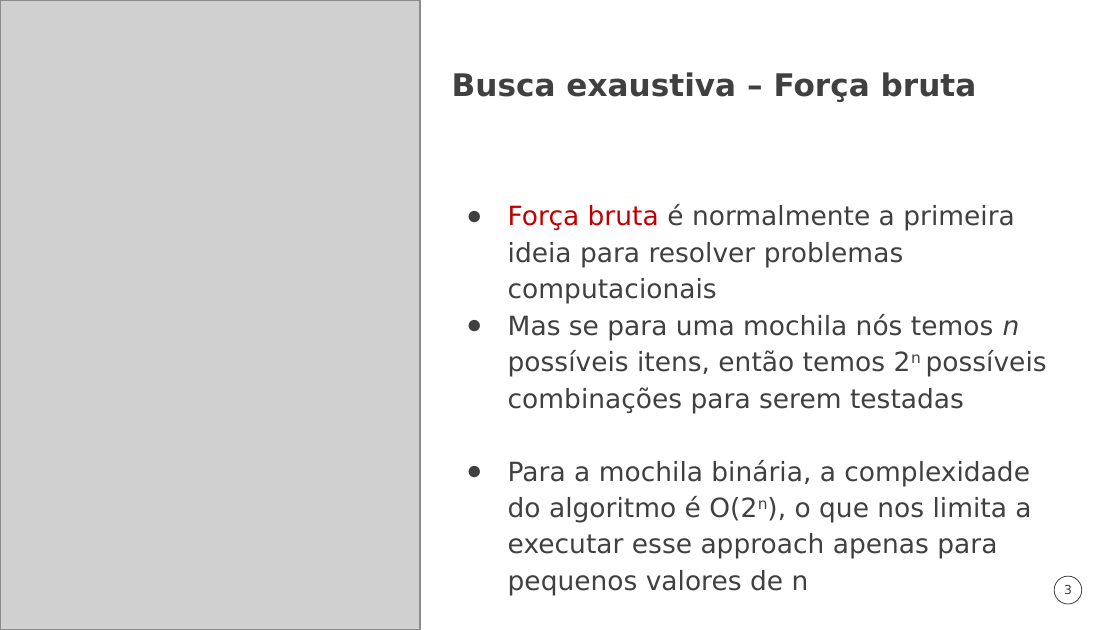
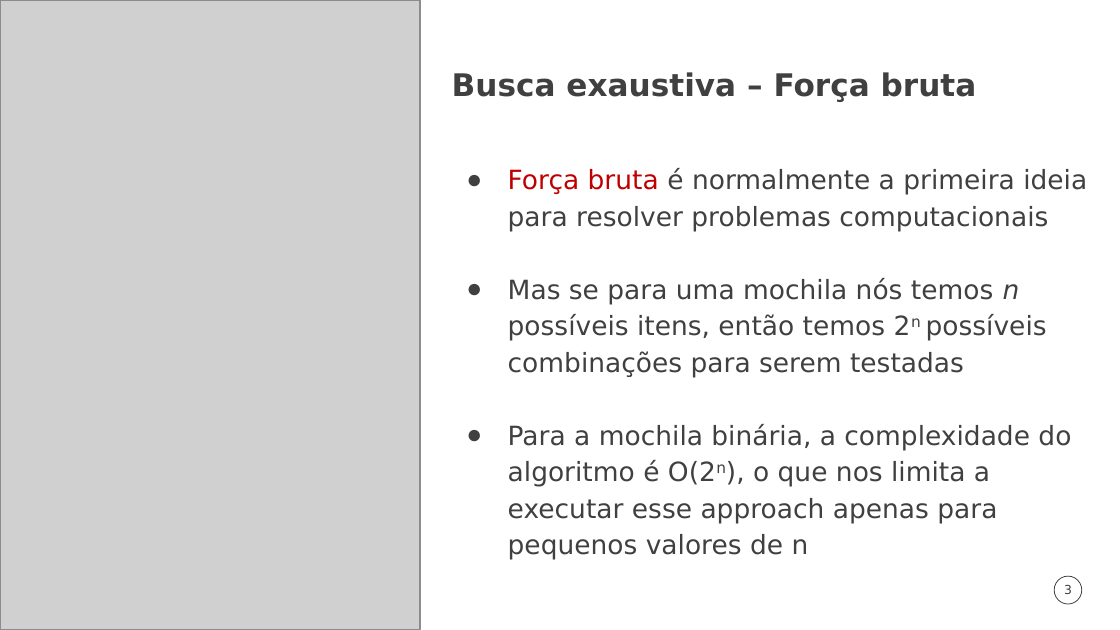
Before and after one commit to lucacm/supercomp, a slide deck: slide 3 of material/aulas/09-busca-global/slides.pptx. Drawn at 1120x630 pixels with LibreOffice and Linux fonts; fonts in the diff are those of the drawing; grey boxes stand for pictures; background and template pictures are left out. Boxes give left, top, right and bottom in pixels: in the first picture for what was removed or moved away, otherwise in the second. Text is boxed around its words. In the diff, an @@ line names an element or a change of style, - is before the commit and + after.

```diff
--- a/material/aulas/09-busca-global/slides.pptx
+++ b/material/aulas/09-busca-global/slides.pptx
@@ text "Força bruta é normalmente a ..." rewrapped from bbox=[508, 204, 1047, 596] to bbox=[508, 168, 1087, 560] @@
```
Also in this commit, not shown: 2 other slides changed, 10 other files.
